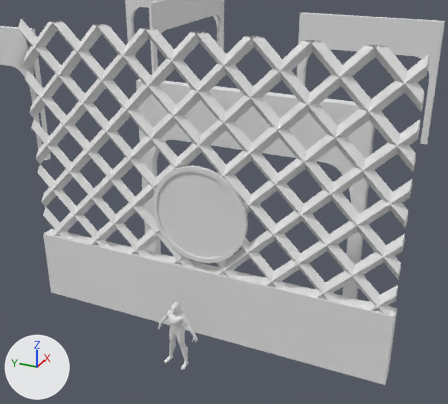
Before and after pictures for a commit that changed the OBJ model Year3-Game/Assets/_Objects/LargeMapAssets/Map3Extras.obj.
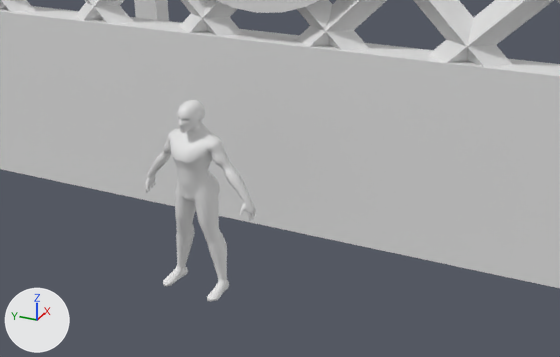
There are two pictures of each version: one from a camera (50 mm lens) standing at (-6.57, -6.86, 10.36) and looking at (6.35, -1.05, 3.9), one close up from a camera (50 mm lens) standing at (-0.71, -3.75, 3.91) and looking at (4.99, -1.18, 1.06). The axes (+X, +Y, +Z) are drawn at lower left. The lights are the same throughout. Where no turn or scale is listed for an object, it has been applied to the vertices.

Script lines for the objects in view, before the commit:
```python
me_character_male1_low1_001 = bpy.data.meshes.new('Character_Male1_Low1.001')
me_character_male1_low1_001.from_pydata(...)  # 2679 vertices, 2672 faces; spans x 4.39..4.84, y -1.1..0.05, z 0.0..1.8
me_character_male1_low1_001.materials.append(mat_initialshadinggroup_002)  # white #e7e7e7
me_cube_036_cube_002 = bpy.data.meshes.new('Cube.036_Cube.002')
me_cube_036_cube_002.from_pydata(...)  # 56 vertices, 40 faces; spans x 9.0..9.33, y -4.05..3.0, z 0.0..6.0
me_cube_036_cube_002.materials.append(mat_none_002)  # white #e7e7e7
me_plane_023_plane_001 = bpy.data.meshes.new('Plane.023_Plane.001')
me_plane_023_plane_001.from_pydata(...)  # 21 vertices, 9 faces; spans x 5.94..6.32, y -5.54..4.54, z 0.0..2.0
me_plane_023_plane_001.materials.append(mat_none_002)  # white #e7e7e7
ob_character_male1_low1_001 = bpy.data.objects.new('Character_Male1_Low1.001', me_character_male1_low1_001)
ob_character_male1_low1_001.location = (0.0, 0.0, 0.0)
ob_cube_036_cube_002 = bpy.data.objects.new('Cube.036_Cube.002', me_cube_036_cube_002)
ob_cube_036_cube_002.location = (0.0, 0.0, 0.0)
ob_plane_023_plane_001 = bpy.data.objects.new('Plane.023_Plane.001', me_plane_023_plane_001)
ob_plane_023_plane_001.location = (0.0, 0.0, 0.0)
# also in view: 'Plane.002' at (6.13, -0.51, 4.85); 'Cylinder.004' at (5.96, -0.53, 3.59)
```
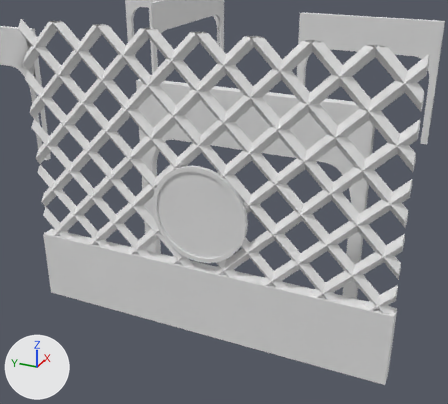
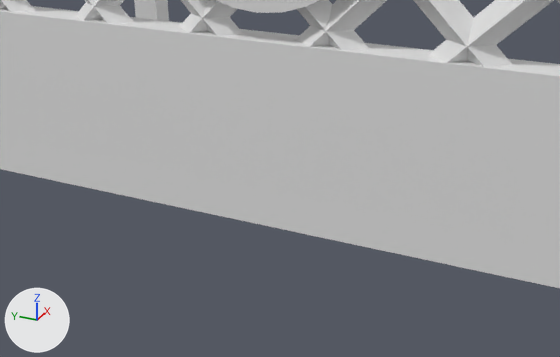
What differs and where, as boxes [x1, y1, x2, y2] in the close-ups (560 x 357 px):
'Character_Male1_Low1.001', deleted
    before: [145, 100, 256, 301]

What changed in the scene script:
```text
Remove ob_character_male1_low1_001:
    ob_character_male1_low1_001 = bpy.data.objects.new('Character_Male1_Low1.001', me_character_male1_low1_001)
    ob_character_male1_low1_001.location = (0.0, 0.0, 0.0)
```
